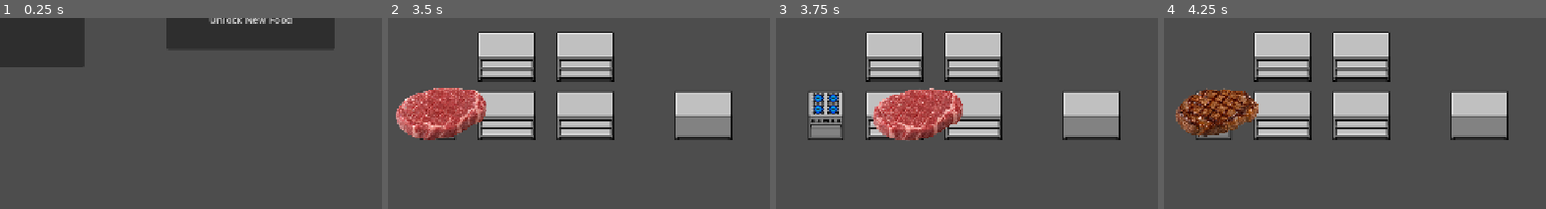
Above: before the commit, frames 1-4 (left to right).
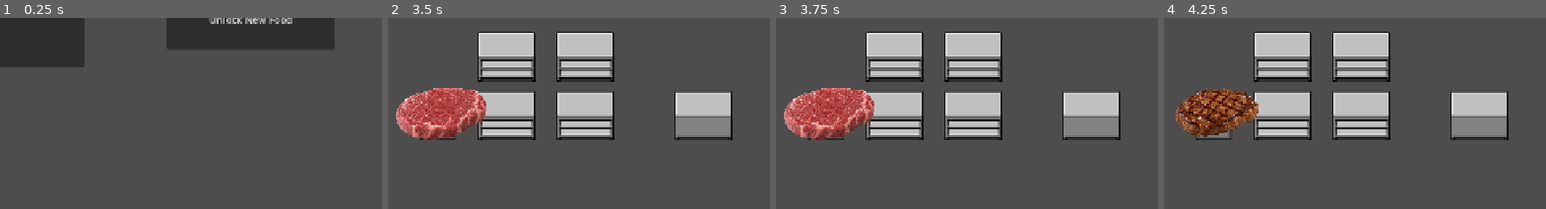
Above: after the commit, the same moments.

Repository: non123a/resturantSim
Game: Godot game, scene res://scenes/dashboard/dashboard.tscn
The game is run twice, just before and just after one commit, with the same random seed, the same clock (stepped at 60 frames per second) and the same inputs.
Inputs (mouse positions are % of the whole screen's width and height, from its top left):
- Up to frame 1 (0.25 s): no input
- Up to frame 2 (3.5 s): click "PLAY" at 0.5 s; tap Enter at 1.25 s; drag from (93, 44) to (18, 75) at 1.27 s; tap Space at 2 s; drag from (81, 47) to (18, 75) at 2.02 s; move the mouse to (82, 69) at 2.77 s; click (82, 69) at 2.92 s
- Up to frame 3 (3.75 s): tap Enter at 3.5 s; drag from (19, 75) to (53, 76) at 3.52 s
- Up to frame 4 (4.25 s): no input
The pictures show only the part of the screen within x 12-62%, y 50-100%; the shares and areas given below are measured in that part.

Frames 1-2 are identical in both runs. In frame 3, 10% of the frame differs, in the area x 2-49%, y 36-65%; in frame 4, nothing differs.

Commit message:
fixing food and jelly

Diff:
--- a/scenes/food/ingredient.gd
+++ b/scenes/food/ingredient.gd
@@ -8,6 +8,7 @@
 var start_position
 var home_position
 var dragging = false
+var drop_in_progress = false
 
 
 func _ready():
@@ -43,11 +44,18 @@
 
 	if event is InputEventMouseButton:
 		if event.button_index == MOUSE_BUTTON_LEFT and not event.pressed:
+			if drop_in_progress:
+				return
+
 			dragging = false
+			drop_in_progress = true
 
 			var accepted = await get_tree().current_scene.try_drop_ingredient(self)
 			if not accepted:
 				global_position = start_position
+
+			if not is_queued_for_deletion():
+				drop_in_progress = false
 
 
 func spawn_drag_instance():
@@ -68,6 +76,9 @@
 
 
 func begin_drag_at(position):
+	if drop_in_progress:
+		return
+
 	set_home_position(position)
 	dragging = true
 
--- a/scenes/main/main.tscn
+++ b/scenes/main/main.tscn
@@ -22,6 +22,7 @@
 [ext_resource type="Texture2D" uid="uid://8mdudk3lx7ng" path="res://assets/chimengAsset/burrito/burrito.png" id="22_burrito"]
 [ext_resource type="Texture2D" uid="uid://b16den6q5s7da" path="res://assets/chimengAsset/jelly/jelly plate.png" id="23_jelly"]
 [ext_resource type="Texture2D" uid="uid://bqvv3kjs511l0" path="res://assets/chimengAsset/burrito/meets.png" id="24_burrito_meat"]
+[ext_resource type="Texture2D" uid="uid://brd220afw0baq" path="res://assets/chimengAsset/jelly/jelly no plate.png" id="24_jelly_no_plate"]
 [ext_resource type="Texture2D" uid="uid://cqn36ljekiuaa" path="res://assets/chimengAsset/burrito/rices.png" id="25_burrito_rice"]
 [ext_resource type="Texture2D" uid="uid://b677eiu2wxh3h" path="res://assets/chimengAsset/burrito/vegetable.png" id="26_burrito_vegetable"]
 [ext_resource type="Texture2D" uid="uid://dtku6crraju88" path="res://assets/chimengAsset/burrito/meat with tortilla.png" id="27_burrito_meat_tortilla"]
@@ -1171,47 +1172,58 @@
 [node name="BurritoMeatTortilla" parent="IngredientShelf" instance=ExtResource("4_6q06x")]
 visible = false
 position = Vector2(840, 255)
-ingredient_name = "burrito_meat_tortilla"
+ingredient_id = "burrito_meat_tortilla"
 ingredient_texture = ExtResource("27_burrito_meat_tortilla")
 
 [node name="BurritoRiceTortilla" parent="IngredientShelf" instance=ExtResource("4_6q06x")]
 visible = false
 position = Vector2(840, 370)
-ingredient_name = "burrito_rice_tortilla"
+ingredient_id = "burrito_rice_tortilla"
 ingredient_texture = ExtResource("28_burrito_rice_tortilla")
 
 [node name="BurritoMeatTortillaVegetable" parent="IngredientShelf" instance=ExtResource("4_6q06x")]
 visible = false
 position = Vector2(840, 255)
-ingredient_name = "burrito_meat_tortilla_vegetable"
+ingredient_id = "burrito_meat_tortilla_vegetable"
 ingredient_texture = ExtResource("29_burrito_meat_tortilla_vegetable")
 
 [node name="BurritoRiceTortillaVegetable" parent="IngredientShelf" instance=ExtResource("4_6q06x")]
 visible = false
 position = Vector2(840, 370)
-ingredient_name = "burrito_rice_tortilla_vegetable"
+ingredient_id = "burrito_rice_tortilla_vegetable"
 ingredient_texture = ExtResource("30_burrito_rice_tortilla_vegetable")
 
+[node name="BurritoMeatRiceTortilla" parent="IngredientShelf" instance=ExtResource("4_6q06x")]
+visible = false
+position = Vector2(840, 370)
+ingredient_id = "burrito_meat_rice_tortilla"
+ingredient_texture = ExtResource("31_burrito_beef_rice_tortilla")
+
 [node name="BurritoBeefRiceTortilla" parent="IngredientShelf" instance=ExtResource("4_6q06x")]
 visible = false
 position = Vector2(840, 370)
-ingredient_name = "burrito_beef_rice_tortilla"
+ingredient_id = "burrito_beef_rice_tortilla"
 ingredient_texture = ExtResource("31_burrito_beef_rice_tortilla")
 
 [node name="Burrito" parent="IngredientShelf" instance=ExtResource("4_6q06x")]
 visible = false
 position = Vector2(970, 455)
-ingredient_name = "burrito"
+ingredient_id = "burrito"
 ingredient_texture = ExtResource("22_burrito")
 food_id = "burrito"
 
 [node name="Jelly" parent="IngredientShelf" instance=ExtResource("4_6q06x")]
+position = Vector2(1162, 498)
+ingredient_name = "jelly"
+ingredient_texture = ExtResource("24_jelly_no_plate")
+is_source = true
+
+[node name="JellyPlate" parent="IngredientShelf" instance=ExtResource("4_6q06x")]
 visible = false
 position = Vector2(970, 355)
-ingredient_name = "jelly"
+ingredient_name = "jelly_plate"
 ingredient_texture = ExtResource("23_jelly")
 food_id = "jelly"
-is_source = true
 
 [connection signal="pressed" from="CanvasLayer/EndPanel/RestartButton" to="." method="_on_restart_button_pressed"]
 [connection signal="pressed" from="CanvasLayer/EndPanel/BackButton" to="." method="_on_button_pressed"]
--- a/scripts/FoodData.gd
+++ b/scripts/FoodData.gd
@@ -21,10 +21,10 @@
 	},
 
 	"jelly": {
-		"type": "display",
-		"steps": [],
+		"type": "prep",
+		"steps": ["prep"],
 		"cook_time": 1.0,
-		"price": 7
+		"price": 10
 	},
 
 	"fruitcake": {
--- a/scripts/GameData.gd
+++ b/scripts/GameData.gd
@@ -13,9 +13,9 @@
 var food_progression_order = [
 	"donut",
 	"steak",
-	"burger",
+	"jelly",
 	"burrito",
-	"jelly"
+	"burger"
 ]
 
 var food_progression = {
@@ -45,7 +45,7 @@
 	},
 	"jelly": {
 		"display_name": "Jelly",
-		"unlock_cost": 650,
+		"unlock_cost": 150,
 		"implemented": true,
 		"start_unlocked": false
 	}
--- a/scripts/GameManager.gd
+++ b/scripts/GameManager.gd
@@ -13,6 +13,7 @@
 var ingredient_templates = {}
 var prep_slot_ingredient_instances = {}
 var prep_slot_busy_states = {}
+var prep_ingredient_slot_owners = {}
 
 var customers = []
 var customer_slots = {}
@@ -225,6 +226,7 @@
 		log_prep_slot(slot, "drop rejected, slot busy", [ingredient.get_ingredient_name()])
 		return false
 
+	cleanup_all_prep_slots()
 	cleanup_prep_slot(slot)
 
 	var current_owner = get_prep_slot_for_ingredient(ingredient)
@@ -246,10 +248,8 @@
 		log_prep_slot(slot, "drop rejected, no recipe accepts", prep_ingredient_names + [ingredient_name])
 		return false
 
-	remove_ingredient_from_prep_slots(ingredient)
-
+	assign_ingredient_to_prep_slot(slot, ingredient)
 	var slot_ingredients = prep_slot_ingredient_instances[slot]
-	slot_ingredients.append(ingredient)
 	prep_ingredient_names.append(ingredient_name)
 
 	ingredient.set_home_position(get_prep_slot_item_position(slot, slot_ingredients.size()))
@@ -294,13 +294,28 @@
 		slot.global_position
 	)
 	if output != null:
-		prep_slot_ingredient_instances[slot] = [output]
+		assign_ingredient_to_prep_slot(slot, output)
 		log_prep_slot(slot, "output spawned", [output.get_ingredient_name()])
+
+		var auto_recipe = get_auto_prep_recipe(slot)
+		if not auto_recipe.is_empty():
+			await process_prep_recipe(slot, auto_recipe, prep_slot_ingredient_instances[slot].duplicate())
+			return
 	else:
 		log_prep_slot(slot, "output spawn failed", [recipe["output_ingredient"]])
 
 	prep_slot_busy_states[slot] = false
 	log_prep_slot(slot, "slot contents after processing", get_prep_slot_contents(slot))
+
+func get_auto_prep_recipe(slot):
+	var recipe = RecipeData.get_recipe("prep", get_prep_slot_contents(slot))
+	if recipe.is_empty():
+		return {}
+
+	if not recipe.get("auto_process", false):
+		return {}
+
+	return recipe
 
 func lock_ingredient_instances(ingredient_instances):
 	for ingredient in ingredient_instances:
@@ -312,24 +327,62 @@
 		ingredient.input_pickable = false
 
 func get_prep_slot_for_ingredient(ingredient):
+	cleanup_all_prep_slots()
+
+	if prep_ingredient_slot_owners.has(ingredient):
+		var owner = prep_ingredient_slot_owners[ingredient]
+		if prep_slots.has(owner) and prep_slot_ingredient_instances[owner].has(ingredient):
+			return owner
+
+		prep_ingredient_slot_owners.erase(ingredient)
+
 	for slot in prep_slots:
-		cleanup_prep_slot(slot)
 		if prep_slot_ingredient_instances[slot].has(ingredient):
+			prep_ingredient_slot_owners[ingredient] = slot
 			return slot
 
 	return null
 
+func assign_ingredient_to_prep_slot(slot, ingredient):
+	remove_ingredient_from_prep_slots(ingredient)
+
+	if not prep_slot_ingredient_instances[slot].has(ingredient):
+		prep_slot_ingredient_instances[slot].append(ingredient)
+
+	prep_ingredient_slot_owners[ingredient] = slot
+	log_prep_slot(slot, "ingredient assigned", [ingredient.get_ingredient_name()])
+
 func remove_ingredient_from_prep_slots(ingredient):
+	var removed_from_slot = null
+
 	for slot in prep_slots:
 		cleanup_prep_slot(slot)
 		if prep_slot_ingredient_instances[slot].has(ingredient):
 			prep_slot_ingredient_instances[slot].erase(ingredient)
-			log_prep_slot(slot, "ingredient removed from slot", [ingredient.get_ingredient_name()])
+			if removed_from_slot == null:
+				removed_from_slot = slot
+
+	prep_ingredient_slot_owners.erase(ingredient)
+
+	if removed_from_slot != null:
+		log_prep_slot(removed_from_slot, "ingredient removed from slot", [ingredient.get_ingredient_name()])
+
+func cleanup_all_prep_slots():
+	for slot in prep_slots:
+		cleanup_prep_slot(slot)
 
 func cleanup_prep_slot(slot):
 	var valid_ingredients = []
 	for ingredient in prep_slot_ingredient_instances[slot]:
-		if ingredient != null and is_instance_valid(ingredient):
+		if ingredient == null or not is_instance_valid(ingredient):
+			prep_ingredient_slot_owners.erase(ingredient)
+			continue
+
+		var owner = prep_ingredient_slot_owners.get(ingredient)
+		if owner == null:
+			prep_ingredient_slot_owners[ingredient] = slot
+			valid_ingredients.append(ingredient)
+		elif owner == slot:
 			valid_ingredients.append(ingredient)
 
 	prep_slot_ingredient_instances[slot] = valid_ingredients
--- a/scripts/RecipeData.gd
+++ b/scripts/RecipeData.gd
@@ -122,6 +122,22 @@
 		"output_food_id": ""
 	},
 	{
+		"recipe_id": "burrito_meat_tortilla_plus_rice",
+		"station": "prep",
+		"inputs": ["burrito_meat_tortilla", "burrito_rice"],
+		"duration": 1.0,
+		"output_ingredient": "burrito_meat_rice_tortilla",
+		"output_food_id": ""
+	},
+	{
+		"recipe_id": "burrito_rice_tortilla_plus_meat",
+		"station": "prep",
+		"inputs": ["burrito_rice_tortilla", "burrito_meat"],
+		"duration": 1.0,
+		"output_ingredient": "burrito_meat_rice_tortilla",
+		"output_food_id": ""
+	},
+	{
 		"recipe_id": "burrito_meat_path_add_rice",
 		"station": "prep",
 		"inputs": ["burrito_meat_tortilla_vegetable", "burrito_rice"],
@@ -138,12 +154,29 @@
 		"output_food_id": ""
 	},
 	{
+		"recipe_id": "burrito_meat_rice_plus_vegetable",
+		"station": "prep",
+		"inputs": ["burrito_meat_rice_tortilla", "burrito_vegetable"],
+		"duration": 1.0,
+		"output_ingredient": "burrito_beef_rice_tortilla",
+		"output_food_id": ""
+	},
+	{
 		"recipe_id": "wrap_burrito",
 		"station": "prep",
 		"inputs": ["burrito_beef_rice_tortilla"],
-		"duration": 1.0,
+		"duration": 0.4,
 		"output_ingredient": "burrito",
-		"output_food_id": "burrito"
+		"output_food_id": "burrito",
+		"auto_process": true
+	},
+	{
+		"recipe_id": "plate_jelly",
+		"station": "prep",
+		"inputs": ["jelly"],
+		"duration": 0.4,
+		"output_ingredient": "jelly_plate",
+		"output_food_id": "jelly"
 	}
 ]
 
Not shown: 1 places in scenes/main/main.tscn that only renumber resources
